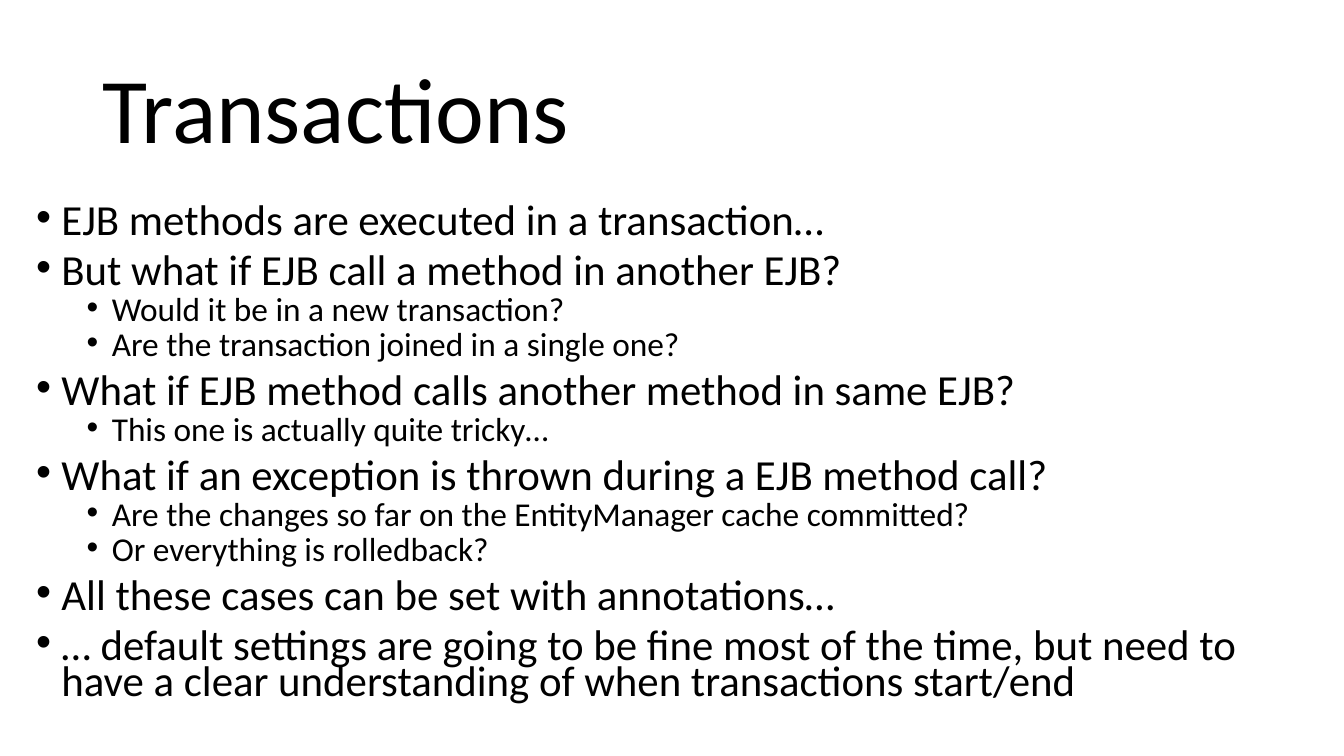
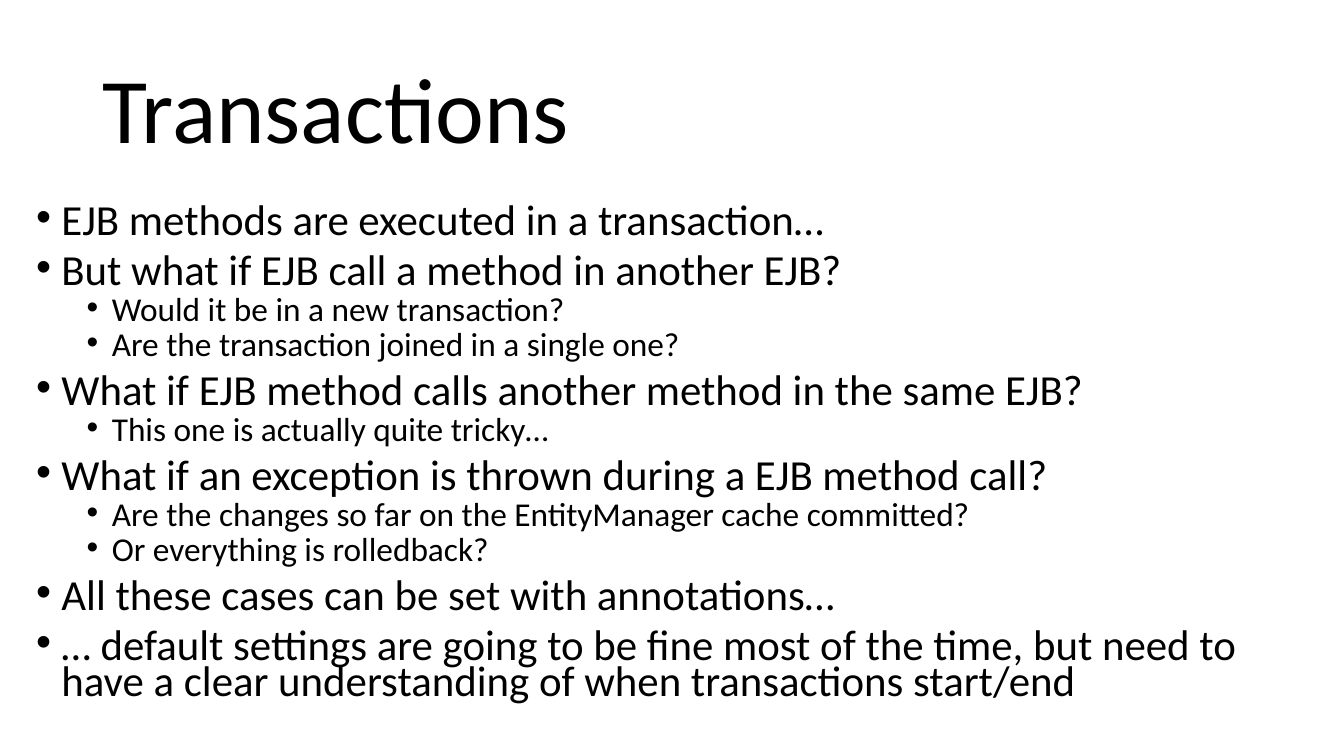
Before and after one commit to arcuri82/testing_security_development_enterprise_systems, a slide deck: slide 6 of doc/intro/slides/lesson_06_ejb.pptx. Drawn at 1344x756 pixels with LibreOffice and Linux fonts; fonts in the diff are those of the drawing. Boxes give left, top, right and bottom in pixels: in the first picture for what was removed or moved away, otherwise in the second. Text is boxed around its words. In the diff, an @@ line names an element or a change of style, - is before the commit and + after.

```diff
--- a/doc/intro/slides/lesson_06_ejb.pptx
+++ b/doc/intro/slides/lesson_06_ejb.pptx
@@ text at bbox=[61, 375, 1083, 406]: text changed @@
-• What if EJB method calls another method in same EJB?
+• What if EJB method calls another method in the same EJB?
```
Also in this commit, not shown: 4 other slides changed, 1 other file.
